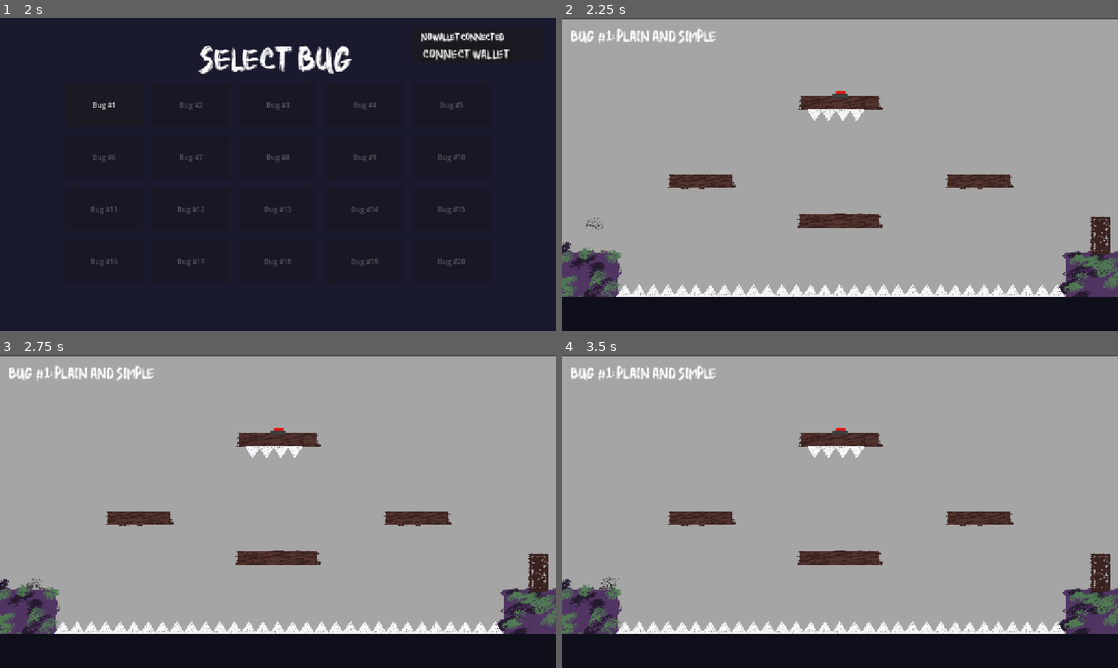
Above: before the commit, frames 1-4 (two rows, left to right).
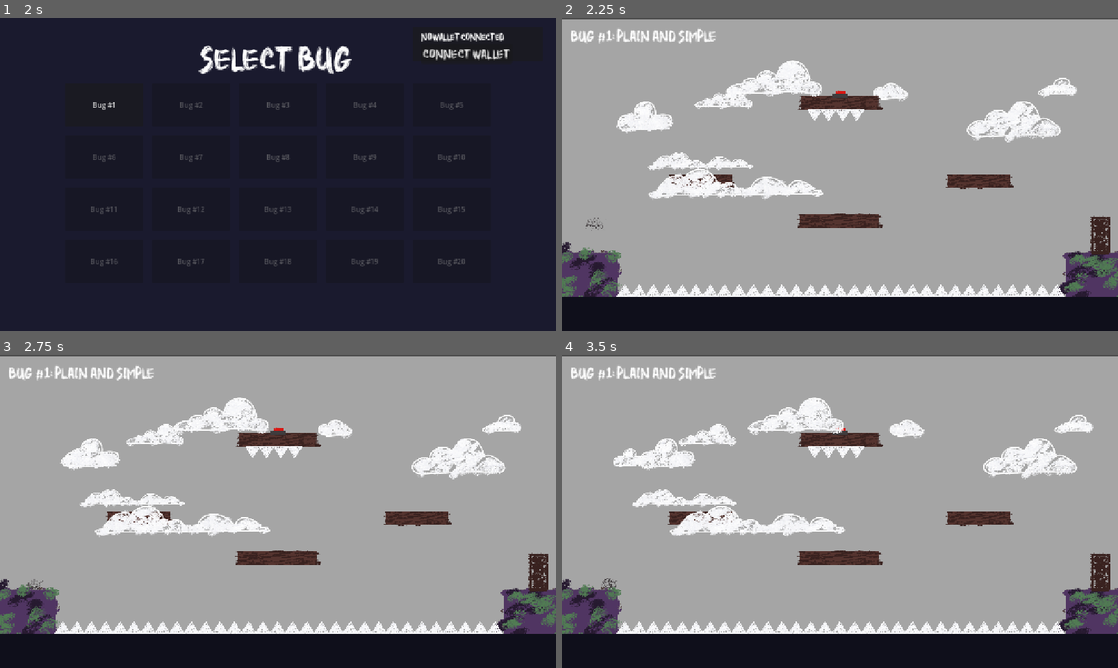
Above: after the commit, the same moments.

Repository: shrooms08/100-BUGS
Game: Godot game, scene res://Scene/main_menu.tscn
The game is run twice, just before and just after one commit, with the same random seed, the same clock (stepped at 60 frames per second) and the same inputs. Sound files missing from this copy of the repository are replaced by a short silence.
Inputs:
- Up to frame 1 (2 s): click "START CAMPAIGN" at 0.5 s; tap Enter (ui_accept) at 1.25, 1.52 s; hold Right (ui_right) from 1.28 s (still down); tap 1 at 1.35 s
- Up to frame 2 (2.25 s): release Right (ui_right) at 2 s; click "Bug #1" at 2 s
- Up to frame 3 (2.75 s): no input
- Up to frame 4 (3.5 s): hold Right (ui_right) from 2.78 s (still down); tap 1 at 2.85 s; tap Enter (ui_accept) at 3.02 s

Frame 1 is identical in both runs. In frame 2, 5.6% of the frame differs, in the area x 9-93%, y 13-59%; in frame 3, 5.7%; in frame 4, 5.9%, in the area x 6-96%, y 13-76%.

Commit message:
Parallax BG

Diff:
--- a/Scene/main_room.tscn
+++ b/Scene/main_room.tscn
@@ -8,6 +8,8 @@
 [ext_resource type="Texture2D" uid="uid://c2a5lfpii3kxb" path="res://Assets/platform  (20251216033825).png" id="3_j86dn"]
 [ext_resource type="PackedScene" uid="uid://qgkp6r76te3w" path="res://Scene/spikes.tscn" id="5_rl3wi"]
 [ext_resource type="FontFile" uid="uid://bqdpte3m2v88p" path="res://Assets/Higher Jump.ttf" id="6_clytc"]
+[ext_resource type="Texture2D" uid="uid://dfe743tvya2j6" path="res://Assets/cloud01.png" id="9_vdd4y"]
+[ext_resource type="Texture2D" uid="uid://ds5vaddcrjkgb" path="res://Assets/cloud02.png" id="10_24as2"]
 
 [sub_resource type="RectangleShape2D" id="RectangleShape2D_1nxxk"]
 size = Vector2(260, 206)
@@ -53,6 +55,20 @@
 offset_bottom = 723.0
 color = Color(0.6480781, 0.64807814, 0.6480781, 1)
 
+[node name="Cloud01" type="Parallax2D" parent="."]
+scroll_scale = Vector2(0.3, 0.3)
+repeat_size = Vector2(1920, 0)
+autoscroll = Vector2(30, 0)
+
+[node name="Sprite2D" type="Sprite2D" parent="Cloud01"]
+position = Vector2(960, 200)
+rotation = 1.5707964
+scale = Vector2(0.5, 0.5)
+texture = ExtResource("9_vdd4y")
+
+[node name="Player" parent="." instance=ExtResource("1_1nxxk")]
+position = Vector2(77, 460)
+
 [node name="EntrancePlatform" type="StaticBody2D" parent="." groups=["group a", "group b"]]
 position = Vector2(100, 550)
 
@@ -134,6 +150,18 @@
 offset_right = 90.0
 offset_bottom = 15.0
 color = Color(0, 1, 0.960784, 1)
+
+[node name="Cloud03" type="Parallax2D" parent="."]
+scroll_scale = Vector2(0.6, 0.6)
+scroll_offset = Vector2(0, 50)
+repeat_size = Vector2(1400, 0)
+autoscroll = Vector2(-30, 0)
+
+[node name="Sprite2D" type="Sprite2D" parent="Cloud03"]
+position = Vector2(220, 200)
+rotation = 1.5707964
+scale = Vector2(0.3, 0.3)
+texture = ExtResource("10_24as2")
 
 [node name="MidRightPlatform" type="StaticBody2D" parent="." groups=["group a"]]
 position = Vector2(970, 375)
@@ -204,9 +232,6 @@
 offset_right = 1280.0
 offset_bottom = 720.0
 color = Color(0.0594334, 0.0593918, 0.104636, 1)
-
-[node name="Player" parent="." instance=ExtResource("1_1nxxk")]
-position = Vector2(77, 460)
 
 [node name="Door" parent="." instance=ExtResource("3_c1qhk")]
 position = Vector2(1240, 500)
@@ -335,3 +360,15 @@
 
 [node name="GameCamera" type="Camera2D" parent="."]
 position = Vector2(638, 358)
+
+[node name="Cloud02" type="Parallax2D" parent="."]
+scroll_scale = Vector2(0.6, 0.6)
+scroll_offset = Vector2(0, 50)
+repeat_size = Vector2(1400, 0)
+autoscroll = Vector2(40, 0)
+
+[node name="Sprite2D" type="Sprite2D" parent="Cloud02"]
+position = Vector2(220, 200)
+rotation = 1.5707964
+scale = Vector2(0.5, 0.5)
+texture = ExtResource("10_24as2")
--- a/Scene/player.tscn
+++ b/Scene/player.tscn
@@ -6,7 +6,7 @@
 [ext_resource type="Texture2D" uid="uid://ctk7m5vk1wbvc" path="res://Assets/bug walk.png" id="3_xa75v"]
 
 [sub_resource type="CapsuleShape2D" id="CapsuleShape2D_y8w33"]
-radius = 16.0
+radius = 14.0
 height = 42.0
 
 [sub_resource type="AtlasTexture" id="AtlasTexture_xa75v"]
@@ -80,7 +80,7 @@
 script = ExtResource("1_kelma")
 
 [node name="CollisionShape2D" type="CollisionShape2D" parent="."]
-position = Vector2(0, 3)
+position = Vector2(0, 1)
 rotation = 1.5707964
 shape = SubResource("CapsuleShape2D_y8w33")
 
--- /dev/null
+++ b/Scripts/cloud_01.gd
@@ -0,0 +1,18 @@
+extends Parallax2D
+
+# Auto-scroll settings
+@export var scroll_speed: Vector2 = Vector2(30, 0)  # Horizontal scroll speed
+@export var enable_auto_scroll: bool = true
+
+#func _ready():
+	# Optional: Set scroll base offset
+	#scroll_base_offset = Vector2.ZERO
+
+func _process(delta):
+	if enable_auto_scroll:
+		# Auto-scroll clouds to the right
+		scroll_offset += scroll_speed * delta
+
+		# Optional: Reset after certain distance to prevent overflow
+		if scroll_offset.x > 10000:
+			scroll_offset.x = 0
Binary file added: Assets/cloud01.png
Not shown, added: Assets/cloud01.png.import
Binary file added: Assets/cloud02.png
Not shown, added: Assets/cloud02.png.import
Not shown: 1 places in Scene/main_room.tscn that only renumber resources
Not shown, added: Scripts/cloud_01.gd.uid
